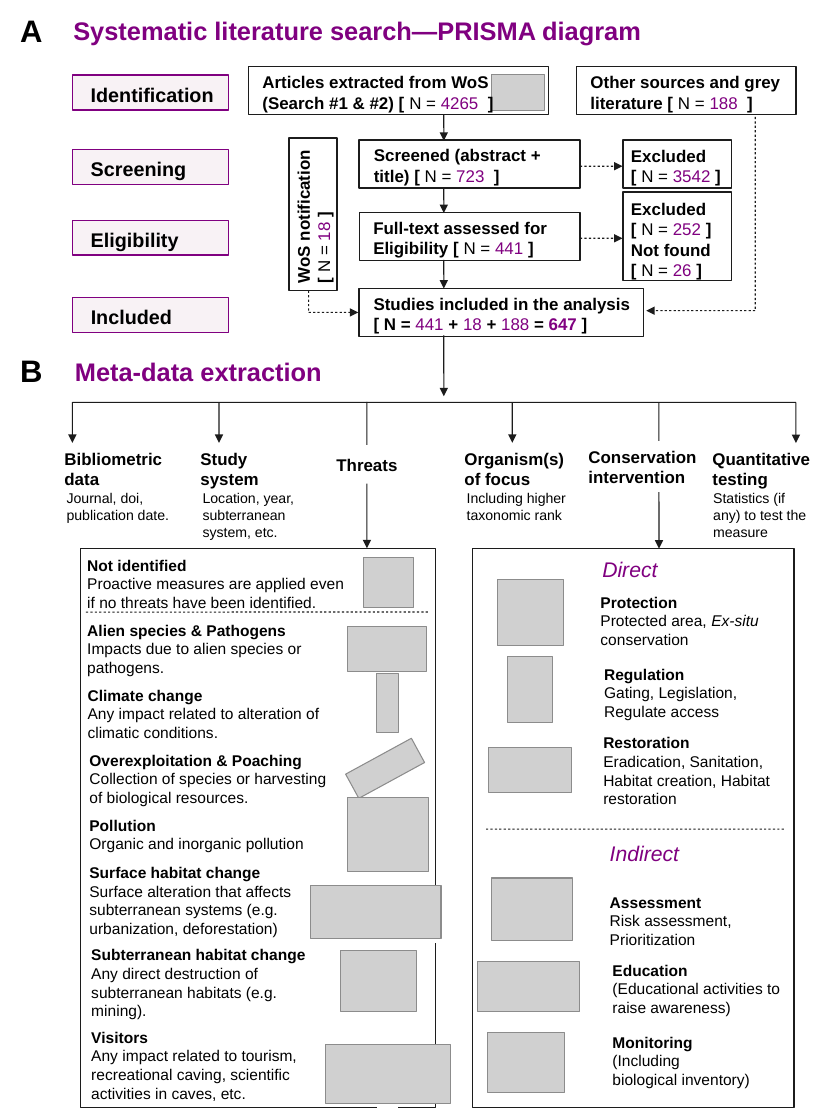
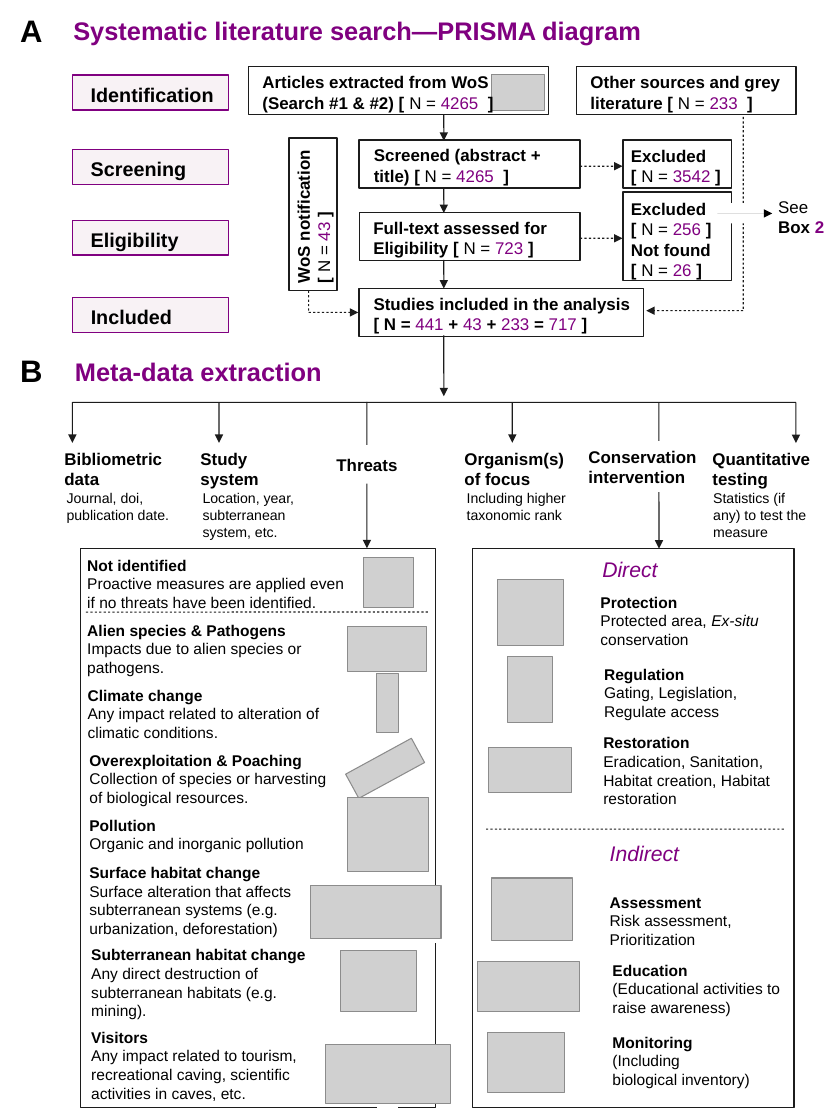
Before and after one commit to StefanoMammola/Analysis_Practical-Subterranean-Conservation, a slide deck: slide 1 of Figure/Figure_1.odp. Drawn at 840x1120 pixels with LibreOffice and Linux fonts; fonts in the diff are those of the drawing; grey boxes stand for pictures. Boxes give left, top, right and bottom in pixels: in the first picture for what was removed or moved away, otherwise in the second. Text is boxed around its words. In the diff, an @@ line names an element or a change of style, - is before the commit and + after.

```diff
--- a/Figure/Figure_1.odp
+++ b/Figure/Figure_1.odp
@@ text at (590,75,780,109): text changed @@
-Other sources and grey literature [ N = 188 ]
+Other sources and grey literature [ N = 233 ]
@@ line moved from (755, 309) - (755, 116) to (742, 309) - (742, 116) @@
@@ text at (374,148,526,186): text changed @@
-Screened (abstract + title) [ N = 723 ]
+Screened (abstract + title) [ N = 4265 ]
@@ rectangle added at (721,203,762,223), fill #FFFFFF @@
@@ text added at (778,201,824,233), 12 pt, text #000000, bold @@
+See Box 2
@@ text at (315,224,334,271): text changed @@
-[ N = 18 ]
+[ N = 43 ]
@@ text at (641,223,701,235): text changed @@
-[ N = 252 ]
+[ N = 256 ]
@@ arrow added from (717, 213) to (772, 213), #000000 0 pt @@
@@ text at (373,241,523,258): text changed @@
-Eligibility [ N = 441 ]
+Eligibility [ N = 723 ]
@@ text at (384,318,577,330): text changed; bold off @@
-[ N = 441 + 18 + 188 = 647 ]
+[ N = 441 + 43 + 233 = 717 ]
@@ arrow moved from (755, 311) - (646, 311) to (742, 311) - (646, 311) @@
```
Also in this commit, not shown: 8 other files.
